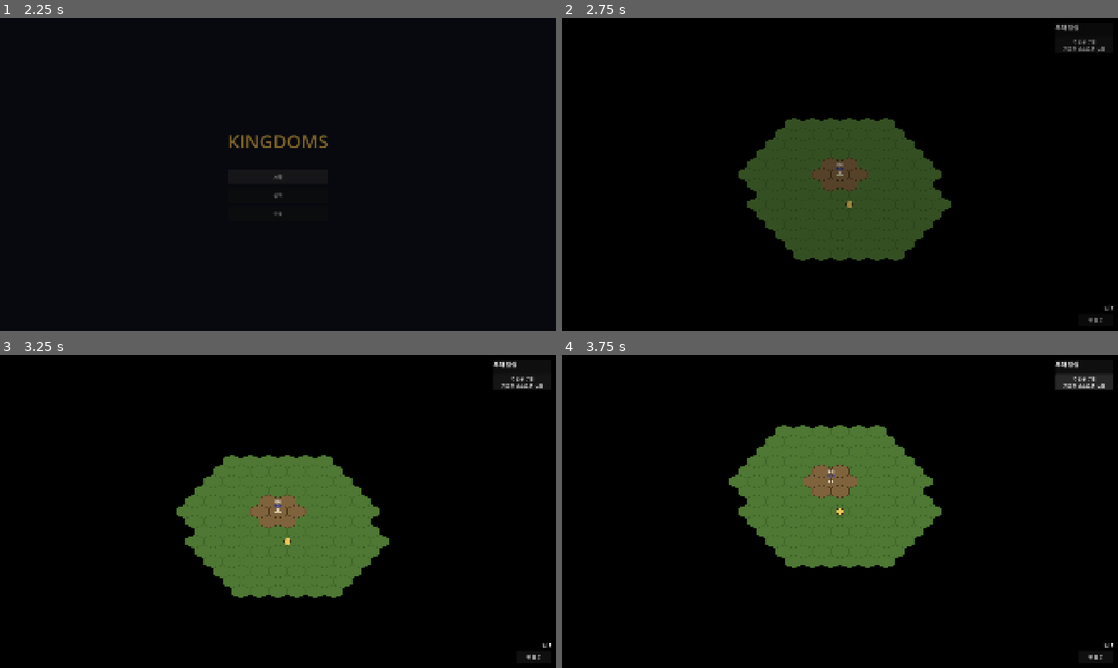
Above: before the commit, frames 1-4 (two rows, left to right).
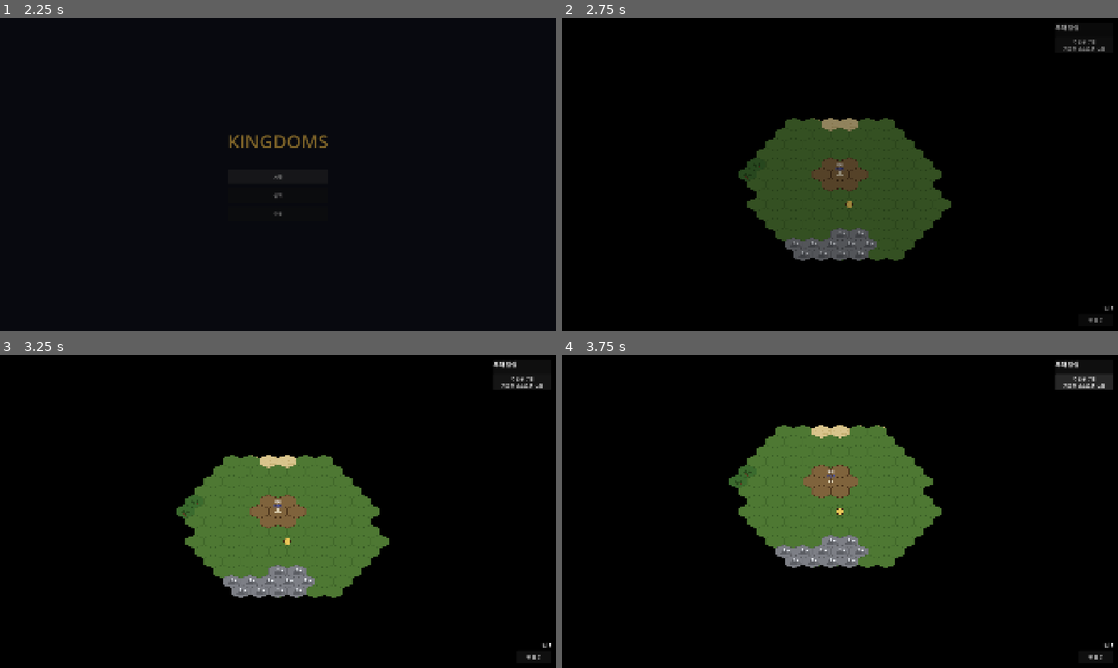
Above: after the commit, the same moments.

Repository: Johnyworld/kingdoms
Game: Godot game, scene res://scenes/splash/splash.tscn
Two runs of this game, one before a commit and one after it. Both use one fixed random seed, a clock stepped at 60 frames per second and the inputs below.
Inputs (mouse positions are in pixels of both pictures, inside the frame that each line leads up to):
- Up to frame 1 (2.25 s): tap Enter at 0.5 s; move the mouse to (400, 158) at 0.52 s; hold D 0.53-1.25 s; hold Shift 0.53-1.25 s; click (400, 158) at 0.67 s; click "시작" at 1.25 s; click "시작" at 2 s
- Up to frame 2 (2.75 s): no input
- Up to frame 3 (3.25 s): drag from (166, 527) to (250, 574) at 2.77 s
- Up to frame 4 (3.75 s): click "주인공 부대 지휘관 테스트맨 · 2명" at 3.5 s

Frame 1 is identical in both runs. In frame 2, 1.4% of the frame differs, in the area x 32-57%, y 32-78%; in frame 3, 1.4%; in frame 4, 1.4%, in the area x 31-59%, y 22-68%.

Commit message:
feat(terrain): 지형 4종(숲·습지·산·사막) 추가 — 지형별 이동 규칙·시작 배치
- 타일셋 grass_tileset.tres → terrain_tileset.tres (source 0~4: 초원·숲·습지·산·사막)
- Terrain 카탈로그(scenes/game/terrain.gd): 이동 상한·진입 가능·라벨을 데이터로 정의
- 이동 규칙: 목적지 지형이 이동력 반감(숲 ceil·습지 floor), 산은 진입·통과 불가(시야는 안 막힘)
- 공격 범위를 "이동 가능 영역 바로 바깥 한 칸"으로 변경 — 지형으로 짧아진 방향에도 밀착(평지=거리+1 링)
- 시작 지점 근처 방향별 배치(서=숲·동=습지·북=사막·남=산)
- 스펙(data/terrain.md, map-and-camera·selection-and-movement)·테스트 동기화

Co-Authored-By: Claude Opus 4.8 (1M context) <noreply@anthropic.com>

Diff:
--- /dev/null
+++ b/assets/tiles/desert_hex.svg
@@ -0,0 +1,8 @@
+<svg width="64" height="46" viewBox="0 0 64 46" xmlns="http://www.w3.org/2000/svg">
+  <polygon points="32,0 64,11.5 64,34.5 32,46 0,34.5 0,11.5" fill="#d9c48c"/>
+  <g fill="none" stroke="#bfa869" stroke-width="1.4" stroke-linecap="round">
+    <path d="M12,20 Q24,14 36,20 T60,20"/>
+    <path d="M8,30 Q22,25 34,30 T58,30"/>
+  </g>
+  <polygon points="32,0 64,11.5 64,34.5 32,46 0,34.5 0,11.5" fill="none" stroke="#bfa869" stroke-width="1.2"/>
+</svg>
--- /dev/null
+++ b/assets/tiles/forest_hex.svg
@@ -0,0 +1,14 @@
+<svg width="64" height="46" viewBox="0 0 64 46" xmlns="http://www.w3.org/2000/svg">
+  <polygon points="32,0 64,11.5 64,34.5 32,46 0,34.5 0,11.5" fill="#3b6b2e"/>
+  <g fill="#274a1d">
+    <polygon points="20,28 26,16 32,28"/>
+    <polygon points="34,30 41,17 48,30"/>
+    <polygon points="27,36 32,26 37,36"/>
+  </g>
+  <g fill="#5a3a20">
+    <rect x="24.5" y="28" width="3" height="4"/>
+    <rect x="39.5" y="30" width="3" height="4"/>
+    <rect x="30.5" y="36" width="3" height="3"/>
+  </g>
+  <polygon points="32,0 64,11.5 64,34.5 32,46 0,34.5 0,11.5" fill="none" stroke="#274a1d" stroke-width="1.2"/>
+</svg>
--- /dev/null
+++ b/assets/tiles/mountain_hex.svg
@@ -0,0 +1,8 @@
+<svg width="64" height="46" viewBox="0 0 64 46" xmlns="http://www.w3.org/2000/svg">
+  <polygon points="32,0 64,11.5 64,34.5 32,46 0,34.5 0,11.5" fill="#7d7f86"/>
+  <polygon points="32,10 48,36 16,36" fill="#5c5e64"/>
+  <polygon points="46,14 60,34 42,34" fill="#6a6c72"/>
+  <polygon points="32,10 27,18 32,21 37,18" fill="#e8ecf2"/>
+  <polygon points="46,14 42,21 46,23 50,21" fill="#e8ecf2"/>
+  <polygon points="32,0 64,11.5 64,34.5 32,46 0,34.5 0,11.5" fill="none" stroke="#55575c" stroke-width="1.2"/>
+</svg>
--- /dev/null
+++ b/assets/tiles/swamp_hex.svg
@@ -0,0 +1,13 @@
+<svg width="64" height="46" viewBox="0 0 64 46" xmlns="http://www.w3.org/2000/svg">
+  <polygon points="32,0 64,11.5 64,34.5 32,46 0,34.5 0,11.5" fill="#5c6b47"/>
+  <g fill="#41604f">
+    <ellipse cx="24" cy="20" rx="9" ry="4"/>
+    <ellipse cx="40" cy="30" rx="10" ry="4.5"/>
+    <ellipse cx="44" cy="16" rx="6" ry="3"/>
+  </g>
+  <g stroke="#3d4a2e" stroke-width="1.3" stroke-linecap="round">
+    <line x1="18" y1="24" x2="18" y2="17"/>
+    <line x1="46" y1="34" x2="46" y2="27"/>
+  </g>
+  <polygon points="32,0 64,11.5 64,34.5 32,46 0,34.5 0,11.5" fill="none" stroke="#3d4a2e" stroke-width="1.2"/>
+</svg>
--- a/scenes/game/game.gd
+++ b/scenes/game/game.gd
@@ -4,8 +4,6 @@
 
 const MAP_WIDTH := 300
 const MAP_HEIGHT := 300
-const GRASS_SOURCE_ID := 0
-const GRASS_ATLAS := Vector2i(0, 0)
 
 const CAM_SPEED := 900.0    # 픽셀/초
 const EDGE_MARGIN := 24     # 마우스 가장자리 스크롤 감지 여백(px)
@@ -35,7 +33,7 @@
 var _max_pos: Vector2
 var _zoom_level := 1.0
 
-# 현재 도달 가능한 셀 → 시작점으로부터의 거리. 클릭 이동 판정에 사용.
+# 현재 이동 가능한 목적지 셀 집합(지형 상한 반영) → true. 클릭 이동 판정에 사용.
 var _reachable: Dictionary = {}
 # 주인공이 선택되었는지. 선택 상태에서만 범위 표시 + 이동이 가능하다.
 var _selected := false
@@ -71,17 +69,36 @@
 	turn_hud.ended.connect(_on_turn_ended)
 	camp_menu.build_selected.connect(_on_build_selected)
 
-## 맵 전체를 초원 타일로 채운다.
+## 맵 전체를 초원 타일로 채운 뒤, 시작 지점 근처에 숲을 조금 배치한다.
 func _generate_map() -> void:
 	for y in MAP_HEIGHT:
 		for x in MAP_WIDTH:
-			terrain.set_cell(Vector2i(x, y), GRASS_SOURCE_ID, GRASS_ATLAS)
+			terrain.set_cell(Vector2i(x, y), Terrain.GRASS, Terrain.ATLAS)
+
+	_place_starting_terrain()
 
 	# 카메라 이동 범위(월드 좌표) 계산 — 맵 밖으로 벗어나지 않도록 클램프용.
 	var corner_a := terrain.map_to_local(Vector2i(0, 0))
 	var corner_b := terrain.map_to_local(Vector2i(MAP_WIDTH - 1, MAP_HEIGHT - 1))
 	_min_pos = Vector2(min(corner_a.x, corner_b.x), min(corner_a.y, corner_b.y))
 	_max_pos = Vector2(max(corner_a.x, corner_b.x), max(corner_a.y, corner_b.y))
+
+## 시작 지점(중앙 캠프) 근처에 방향별 지형 덩어리를 배치한다.
+## 서쪽=숲 · 동쪽=습지 · 북쪽=사막 · 남쪽=산. 캠프(중앙 반경1)·주인공 배치 칸과 겹치지 않게 떨어뜨린다.
+## (y가 커질수록 남쪽, x가 커질수록 동쪽.)
+func _place_starting_terrain() -> void:
+	var center := Vector2i(MAP_WIDTH / 2, MAP_HEIGHT / 2)
+	_paint_patches([center + Vector2i(-6, -1), center + Vector2i(-8, 2)], Terrain.FOREST)   # 서쪽 숲
+	_paint_patches([center + Vector2i(6, -1), center + Vector2i(8, 2)], Terrain.SWAMP)      # 동쪽 습지
+	_paint_patches([center + Vector2i(0, -6), center + Vector2i(2, -7)], Terrain.DESERT)    # 북쪽 사막
+	_paint_patches([center + Vector2i(0, 7), center + Vector2i(-2, 8)], Terrain.MOUNTAIN)   # 남쪽 산
+
+## 씨앗 칸들 각각을 중심으로 (씨앗 + 이웃 6칸)을 해당 지형으로 칠한다.
+func _paint_patches(seeds: Array, source_id: int) -> void:
+	for center in seeds:
+		terrain.set_cell(center, source_id, Terrain.ATLAS)
+		for n in terrain.get_surrounding_cells(center):
+			terrain.set_cell(n, source_id, Terrain.ATLAS)
 
 ## 카메라를 맵 중앙 타일로 이동시킨다.
 func _center_camera() -> void:
@@ -116,13 +133,17 @@
 	party.position = terrain.map_to_local(party_cell)
 
 ## 주인공 위치에서 이동력만큼 BFS로 도달 셀을 구하고, 범위를 갱신한다.
-## 거리 1~이동력 = 이동 범위(파랑), 이동력+1 = 공격 범위(빨강).
+## 이동 범위(파랑)는 지형 이동 상한(숲 ceil·습지 floor·산 불가)을 반영하고,
+## 공격 범위(빨강)는 그 이동 영역 바로 바깥 한 칸이다(자세히는 HexGrid.movement_ranges).
 func _update_ranges() -> void:
 	var start := terrain.local_to_map(party.position)
 	var ranges := HexGrid.movement_ranges(terrain, start, party.movement(), MAP_WIDTH, MAP_HEIGHT)
 	var move_cells: Array[Vector2i] = ranges["move"]
 	var attack_cells: Array[Vector2i] = ranges["attack"]
-	_reachable = ranges["dist"]
+	# 이동 판정은 지형 상한이 반영된 이동 목적지 집합으로 한다(원거리 map 거리로 판정하면 숲/습지 상한을 무시함).
+	_reachable = {}
+	for c in move_cells:
+		_reachable[c] = true
 	overlay.show_ranges(move_cells, attack_cells)
 
 ## 모든 시야원(주인공 부대 + 맵의 모든 완성 건물)을 합쳐 현재 시야 셀을 계산하고 안개를 갱신한다.
@@ -141,7 +162,7 @@
 func _handle_click(world_pos: Vector2) -> void:
 	var cell := terrain.local_to_map(terrain.to_local(world_pos))
 	var party_cell := terrain.local_to_map(party.position)
-	var reachable: bool = _reachable.has(cell) and _reachable[cell] >= 1 and _reachable[cell] <= party.movement()
+	var reachable: bool = _reachable.has(cell)
 	var clicked := _building_at(cell)   # 캠프는 CAMP_MENU, 그 외 건물은 BUILDING_INFO로 분기.
 	var on_camp := clicked != null and clicked.building_type == BuildingTypes.CAMP
 	var on_building := clicked != null and clicked.building_type != BuildingTypes.CAMP
--- a/scenes/game/game.tscn
+++ b/scenes/game/game.tscn
@@ -1,7 +1,7 @@
 [gd_scene load_steps=13 format=3]
 
 [ext_resource type="Script" path="res://scenes/game/game.gd" id="1"]
-[ext_resource type="TileSet" path="res://tiles/grass_tileset.tres" id="2"]
+[ext_resource type="TileSet" path="res://tiles/terrain_tileset.tres" id="2"]
 [ext_resource type="PackedScene" path="res://scenes/party/party.tscn" id="3"]
 [ext_resource type="Script" path="res://scenes/game/range_overlay.gd" id="4"]
 [ext_resource type="Script" path="res://scenes/building/building.gd" id="5"]
--- a/scenes/game/hex_grid.gd
+++ b/scenes/game/hex_grid.gd
@@ -8,7 +8,9 @@
 ## - 반환: { cell: distance } (start는 거리 0 포함).
 ## - max_dist 거리의 셀까지 포함하되, 그 셀에서 더 확장하지는 않는다.
 ## - 맵 범위 [0, map_w) x [0, map_h) 밖은 제외한다.
-static func bfs_distances(terrain: TileMapLayer, start: Vector2i, max_dist: int, map_w: int, map_h: int) -> Dictionary:
+## - blocked: 진입 불가 지형의 타일 source id 목록(예: 산). 그런 셀은 도달·통과 대상에서 제외한다.
+##   시야는 지형에 막히지 않으므로 기본값 []로 두고, 이동 계산에서만 넘긴다.
+static func bfs_distances(terrain: TileMapLayer, start: Vector2i, max_dist: int, map_w: int, map_h: int, blocked: Array = []) -> Dictionary:
 	var dist := {start: 0}
 	var frontier: Array[Vector2i] = [start]
 	while not frontier.is_empty():
@@ -19,30 +21,51 @@
 		for n in terrain.get_surrounding_cells(cur):
 			if not _in_bounds(n, map_w, map_h) or dist.has(n):
 				continue
+			if not blocked.is_empty() and terrain.get_cell_source_id(n) in blocked:
+				continue
 			dist[n] = d + 1
 			frontier.append(n)
 	return dist
 
 ## start에서 radius(헥스 거리) 이내로 도달 가능한 셀 목록.
-static func cells_within(terrain: TileMapLayer, start: Vector2i, radius: int, map_w: int, map_h: int) -> Array:
-	return bfs_distances(terrain, start, radius, map_w, map_h).keys()
+static func cells_within(terrain: TileMapLayer, start: Vector2i, radius: int, map_w: int, map_h: int, blocked: Array = []) -> Array:
+	return bfs_distances(terrain, start, radius, map_w, map_h, blocked).keys()
 
-## 이동력 기준 이동/공격 범위를 분할해 돌려준다.
-## - move: 헥스 거리 1 ~ move_range (시작칸 거리 0은 제외)
-## - attack: 헥스 거리 move_range + 1 (마지막 링)
-## - dist: 시작칸 포함 전체 거리 맵 (이동 판정에 사용)
+## 이동력 기준 이동/공격 범위를 분할해 돌려준다(지형 반영).
+## - 산(Terrain.IMPASSABLE)은 진입·통과 불가라 dist에서 아예 제외된다.
+## - move: 각 셀의 지형 이동 상한(Terrain.move_cap) 이내로 도달 가능한 칸(시작칸 거리 0 제외).
+##   숲 칸은 ceil(이동력/2), 습지 칸은 floor(이동력/2)까지만 이동 목적지가 된다.
+## - attack: **이동 가능 영역(+시작칸) 바로 바깥 한 칸**. 숲/습지로 이동이 짧아진 방향에서도
+##   공격 링이 실제 이동 프런티어에 붙는다(평지에선 거리 move_range+1 링과 같다). 산 칸은 제외.
+## - dist: 시작칸 포함 거리 맵 (산 제외). max_dist = move_range.
 static func movement_ranges(terrain: TileMapLayer, start: Vector2i, move_range: int, map_w: int, map_h: int) -> Dictionary:
-	var dist := bfs_distances(terrain, start, move_range + 1, map_w, map_h)
+	var dist := bfs_distances(terrain, start, move_range, map_w, map_h, Terrain.IMPASSABLE)
+	var move_set := {}
 	var move_cells: Array[Vector2i] = []
-	var attack_cells: Array[Vector2i] = []
 	for cell in dist:
 		var d: int = dist[cell]
 		if d == 0:
 			continue  # 주인공이 선 칸은 제외
-		elif d <= move_range:
+		if d <= Terrain.move_cap(terrain.get_cell_source_id(cell), move_range):
+			move_set[cell] = true
 			move_cells.append(cell)
-		else:
-			attack_cells.append(cell)
+
+	# 공격 = 이동 가능 칸 및 시작칸의 이웃 중, 이동칸/시작칸이 아니고 통과 가능한 칸.
+	var attack_set := {}
+	var seeds := move_cells.duplicate()
+	seeds.append(start)
+	for src in seeds:
+		for n in terrain.get_surrounding_cells(src):
+			if not _in_bounds(n, map_w, map_h) or n == start:
+				continue
+			if move_set.has(n) or attack_set.has(n):
+				continue
+			if terrain.get_cell_source_id(n) in Terrain.IMPASSABLE:
+				continue
+			attack_set[n] = true
+	var attack_cells: Array[Vector2i] = []
+	for cell in attack_set:
+		attack_cells.append(cell)
 	return {"move": move_cells, "attack": attack_cells, "dist": dist}
 
 static func _in_bounds(cell: Vector2i, map_w: int, map_h: int) -> bool:
--- /dev/null
+++ b/scenes/game/terrain.gd
@@ -0,0 +1,50 @@
+class_name Terrain
+extends RefCounted
+## 지형(타일) 카탈로그. 각 지형의 타일셋 source id·라벨·이동 규칙을 데이터로 정의한다.
+## 타일 텍스처는 terrain_tileset.tres의 sources/<id>에 대응한다(모두 atlas (0,0)).
+##
+## 이동 규칙(목적지 지형이 이동력을 반감):
+## - 도착 칸의 지형에 따라, 그 칸까지 갈 수 있는 최대 헥스 거리(이동력)가 정해진다.
+## - 산은 진입·통과 불가(도달 거리 -1). BFS 통과도 막는다.
+
+const GRASS := 0     # 초원 — 기본
+const FOREST := 1    # 숲 — 이동력 1/2(올림)
+const SWAMP := 2     # 습지 — 이동력 1/2(내림)
+const MOUNTAIN := 3  # 산 — 이동 불가
+const DESERT := 4    # 사막 — 기본
+
+# 타일셋 소스는 모두 단일 타일이라 atlas 좌표가 같다.
+const ATLAS := Vector2i(0, 0)
+
+const CATALOG := {
+	GRASS: {"label": "초원"},
+	FOREST: {"label": "숲"},
+	SWAMP: {"label": "습지"},
+	MOUNTAIN: {"label": "산"},
+	DESERT: {"label": "사막"},
+}
+
+## 이동 BFS가 통과할 수 없는 지형의 source id 목록(산). movement_ranges가 넘긴다.
+const IMPASSABLE := [MOUNTAIN]
+
+## 지형 라벨. 알 수 없는 id(미도색 -1 포함)는 "초원"으로 취급한다.
+static func label(source_id: int) -> String:
+	return CATALOG.get(source_id, CATALOG[GRASS])["label"]
+
+## 진입 가능 여부. IMPASSABLE(산) 목록을 단일 기준으로 판정한다.
+static func is_passable(source_id: int) -> bool:
+	return not IMPASSABLE.has(source_id)
+
+## full 이동력 기준, 이 지형 칸에서 이동을 끝낼 수 있는 최대 헥스 거리.
+## - 숲: ceil(이동력/2), 습지: floor(이동력/2), 산: -1(도달 불가), 그 외: 이동력 그대로.
+## - 미도색 셀(source id -1)은 초원으로 취급한다.
+static func move_cap(source_id: int, movement: int) -> int:
+	match source_id:
+		FOREST:
+			return int(ceil(movement / 2.0))
+		SWAMP:
+			return movement / 2   # 정수 나눗셈 = 내림
+		MOUNTAIN:
+			return -1
+		_:
+			return movement
--- a/test/unit/test_build_planner.gd
+++ b/test/unit/test_build_planner.gd
@@ -8,7 +8,7 @@
 
 func before_each() -> void:
 	terrain = TileMapLayer.new()
-	terrain.tile_set = load("res://tiles/grass_tileset.tres")
+	terrain.tile_set = load("res://tiles/terrain_tileset.tres")
 	add_child_autofree(terrain)
 
 func _center() -> Vector2i:
--- a/test/unit/test_building.gd
+++ b/test/unit/test_building.gd
@@ -10,7 +10,7 @@
 
 func before_each() -> void:
 	terrain = TileMapLayer.new()
-	terrain.tile_set = load("res://tiles/grass_tileset.tres")
+	terrain.tile_set = load("res://tiles/terrain_tileset.tres")
 	add_child_autofree(terrain)
 	building = load("res://scenes/building/building.gd").new()
 	add_child_autofree(building)
--- a/test/unit/test_building_info.gd
+++ b/test/unit/test_building_info.gd
@@ -10,7 +10,7 @@
 
 func before_each() -> void:
 	terrain = TileMapLayer.new()
-	terrain.tile_set = load("res://tiles/grass_tileset.tres")
+	terrain.tile_set = load("res://tiles/terrain_tileset.tres")
 	add_child_autofree(terrain)
 	panel = load("res://scenes/building/building_info.gd").new()
 	add_child_autofree(panel)
--- a/test/unit/test_camp_menu.gd
+++ b/test/unit/test_camp_menu.gd
@@ -12,7 +12,7 @@
 	menu = load("res://scenes/camp/camp_menu.gd").new()
 	add_child_autofree(menu)
 	terrain = TileMapLayer.new()
-	terrain.tile_set = load("res://tiles/grass_tileset.tres")
+	terrain.tile_set = load("res://tiles/terrain_tileset.tres")
 	add_child_autofree(terrain)
 	building = load("res://scenes/building/building.gd").new()
 	add_child_autofree(building)
--- a/test/unit/test_hex_grid.gd
+++ b/test/unit/test_hex_grid.gd
@@ -12,7 +12,7 @@
 
 func before_each() -> void:
 	terrain = TileMapLayer.new()
-	terrain.tile_set = load("res://tiles/grass_tileset.tres")
+	terrain.tile_set = load("res://tiles/terrain_tileset.tres")
 	add_child_autofree(terrain)
 
 func _center() -> Vector2i:
@@ -78,8 +78,8 @@
 func test_movement_range_two_partition() -> void:
 	var r := HexGrid.movement_ranges(terrain, _center(), 2, MAP, MAP)
 	assert_eq((r["move"] as Array).size(), 18, "이동력 2: 이동 = 거리1+2 링 (6+12)")
-	assert_eq((r["attack"] as Array).size(), 18, "이동력 2: 공격 = 거리3 링 18셀")
-	assert_eq((r["dist"] as Dictionary).size(), 37, "dist는 거리3까지 전체 맵 (누적 37셀)")
+	assert_eq((r["attack"] as Array).size(), 18, "이동력 2: 공격 = 이동영역 바로 바깥(평지=거리3 링) 18셀")
+	assert_eq((r["dist"] as Dictionary).size(), 19, "dist는 거리2까지 (누적 19셀)")
 
 func test_start_cell_excluded_from_ranges() -> void:
 	var r := HexGrid.movement_ranges(terrain, _center(), 2, MAP, MAP)
@@ -89,6 +89,50 @@
 func test_range_dist_includes_start() -> void:
 	var r := HexGrid.movement_ranges(terrain, _center(), 2, MAP, MAP)
 	assert_true((r["dist"] as Dictionary).has(_center()), "dist 맵에는 시작칸 포함")
+
+# --- movement_ranges: 지형 반영 ---
+
+func test_mountain_neighbor_excluded_from_ranges() -> void:
+	# 인접 칸을 산으로 칠하면 진입·통과 불가 → dist/move/attack 모두에서 제외된다.
+	var mountain: Vector2i = terrain.get_surrounding_cells(_center())[0]
+	terrain.set_cell(mountain, Terrain.MOUNTAIN, Terrain.ATLAS)
+	var r := HexGrid.movement_ranges(terrain, _center(), 2, MAP, MAP)
+	assert_false((r["dist"] as Dictionary).has(mountain), "산은 dist에서 제외(통과 불가)")
+	assert_does_not_have(r["move"], mountain, "산은 이동 범위 제외")
+	assert_does_not_have(r["attack"], mountain, "산은 공격 범위 제외")
+
+func test_swamp_neighbor_excluded_when_movement_one() -> void:
+	# 이동력 1 + 습지 이웃: floor(1/2)=0 → 그 칸은 이동 목적지가 될 수 없다.
+	var swamp: Vector2i = terrain.get_surrounding_cells(_center())[0]
+	terrain.set_cell(swamp, Terrain.SWAMP, Terrain.ATLAS)
+	var r := HexGrid.movement_ranges(terrain, _center(), 1, MAP, MAP)
+	assert_does_not_have(r["move"], swamp, "이동력 1이면 습지 이웃은 이동 불가(cap 0)")
+	assert_eq((r["move"] as Array).size(), 5, "이동력 1: 이웃 6 중 습지 1칸 빠져 5칸")
+
+func test_forest_reachable_where_swamp_is_not() -> void:
+	# 같은 거리(1)라도 숲은 ceil(1/2)=1로 도달, 습지는 floor(1/2)=0로 제외 — ceil/floor 차이.
+	var neighbors := terrain.get_surrounding_cells(_center())
+	terrain.set_cell(neighbors[0], Terrain.FOREST, Terrain.ATLAS)
+	terrain.set_cell(neighbors[1], Terrain.SWAMP, Terrain.ATLAS)
+	var r := HexGrid.movement_ranges(terrain, _center(), 1, MAP, MAP)
+	assert_has(r["move"], neighbors[0], "이동력 1: 숲 이웃은 도달(cap 1)")
+	assert_does_not_have(r["move"], neighbors[1], "이동력 1: 습지 이웃은 제외(cap 0)")
+
+func test_attack_hugs_move_frontier_on_slow_terrain() -> void:
+	# 이동력 1 + 습지 이웃: 그 칸은 이동 불가(cap 0)지만 시작칸에 인접하므로 공격 범위에 붙는다.
+	# (고정 거리 move_range+1 링이 아니라 실제 이동 프런티어 바깥 한 칸.)
+	var swamp: Vector2i = terrain.get_surrounding_cells(_center())[0]
+	terrain.set_cell(swamp, Terrain.SWAMP, Terrain.ATLAS)
+	var r := HexGrid.movement_ranges(terrain, _center(), 1, MAP, MAP)
+	assert_does_not_have(r["move"], swamp, "습지 이웃은 이동 불가(cap 0)")
+	assert_has(r["attack"], swamp, "이동 못 하는 습지 이웃도 인접하므로 공격 범위에 포함")
+
+func test_vision_ignores_mountains() -> void:
+	# 시야(cells_within 기본 blocked=[])는 지형에 막히지 않는다 — 산 이웃도 포함.
+	var mountain: Vector2i = terrain.get_surrounding_cells(_center())[0]
+	terrain.set_cell(mountain, Terrain.MOUNTAIN, Terrain.ATLAS)
+	var cells := HexGrid.cells_within(terrain, _center(), 1, MAP, MAP)
+	assert_has(cells, mountain, "시야는 산에 막히지 않아 산 칸도 보임")
 
 # --- hex_polygon / region_outline (건설 가능 영역 윤곽선) ---
 
--- /dev/null
+++ b/test/unit/test_terrain.gd
@@ -0,0 +1,43 @@
+extends GutTest
+## Terrain 카탈로그: 지형별 이동 상한(move_cap)·진입 가능 여부·라벨.
+## 규칙: 목적지 지형이 이동력을 반감 — 숲 ceil, 습지 floor, 산 도달 불가.
+
+# --- move_cap ---
+
+func test_grass_and_desert_keep_full_movement() -> void:
+	assert_eq(Terrain.move_cap(Terrain.GRASS, 3), 3, "초원은 이동력 그대로")
+	assert_eq(Terrain.move_cap(Terrain.DESERT, 3), 3, "사막은 이동력 그대로")
+
+func test_unknown_source_treated_as_grass() -> void:
+	# 미도색 셀은 get_cell_source_id가 -1을 준다 → 초원 취급.
+	assert_eq(Terrain.move_cap(-1, 3), 3, "알 수 없는 지형(-1)은 초원처럼 이동력 그대로")
+
+func test_forest_halves_round_up() -> void:
+	assert_eq(Terrain.move_cap(Terrain.FOREST, 3), 2, "숲: ceil(3/2)=2")
+	assert_eq(Terrain.move_cap(Terrain.FOREST, 2), 1, "숲: ceil(2/2)=1")
+	assert_eq(Terrain.move_cap(Terrain.FOREST, 4), 2, "숲: ceil(4/2)=2")
+	assert_eq(Terrain.move_cap(Terrain.FOREST, 1), 1, "숲: ceil(1/2)=1")
+
+func test_swamp_halves_round_down() -> void:
+	assert_eq(Terrain.move_cap(Terrain.SWAMP, 3), 1, "습지: floor(3/2)=1")
+	assert_eq(Terrain.move_cap(Terrain.SWAMP, 2), 1, "습지: floor(2/2)=1")
+	assert_eq(Terrain.move_cap(Terrain.SWAMP, 4), 2, "습지: floor(4/2)=2")
+	assert_eq(Terrain.move_cap(Terrain.SWAMP, 1), 0, "습지: floor(1/2)=0 (이동력 1이면 진입 불가)")
+
+func test_mountain_unreachable() -> void:
+	assert_eq(Terrain.move_cap(Terrain.MOUNTAIN, 5), -1, "산은 도달 거리 -1")
+
+# --- is_passable / label ---
+
+func test_only_mountain_impassable() -> void:
+	assert_false(Terrain.is_passable(Terrain.MOUNTAIN), "산은 진입 불가")
+	for id in [Terrain.GRASS, Terrain.FOREST, Terrain.SWAMP, Terrain.DESERT]:
+		assert_true(Terrain.is_passable(id), "산 외 지형은 진입 가능: %d" % id)
+
+func test_impassable_list_is_mountain() -> void:
+	assert_eq(Terrain.IMPASSABLE, [Terrain.MOUNTAIN], "이동 통과 불가 목록은 산뿐")
+
+func test_labels() -> void:
+	assert_eq(Terrain.label(Terrain.FOREST), "숲")
+	assert_eq(Terrain.label(Terrain.MOUNTAIN), "산")
+	assert_eq(Terrain.label(-1), "초원", "알 수 없는 지형은 초원 라벨")
--- a/test/unit/test_turn.gd
+++ b/test/unit/test_turn.gd
@@ -8,7 +8,7 @@
 
 func before_each() -> void:
 	terrain = TileMapLayer.new()
-	terrain.tile_set = load("res://tiles/grass_tileset.tres")
+	terrain.tile_set = load("res://tiles/terrain_tileset.tres")
 	add_child_autofree(terrain)
 
 func _turn_manager() -> Object:
--- a/tiles/grass_tileset.tres
+++ /dev/null
@@ -1,15 +0,0 @@
-[gd_resource type="TileSet" load_steps=3 format=3]
-
-[ext_resource type="Texture2D" path="res://assets/tiles/grass_hex.svg" id="1_grass"]
-
-[sub_resource type="TileSetAtlasSource" id="TileSetAtlasSource_grass"]
-texture = ExtResource("1_grass")
-texture_region_size = Vector2i(64, 46)
-0:0/0 = 0
-
-[resource]
-tile_shape = 3
-tile_layout = 0
-tile_offset_axis = 0
-tile_size = Vector2i(64, 46)
-sources/0 = SubResource("TileSetAtlasSource_grass")
--- /dev/null
+++ b/tiles/terrain_tileset.tres
@@ -0,0 +1,43 @@
+[gd_resource type="TileSet" load_steps=11 format=3]
+
+[ext_resource type="Texture2D" path="res://assets/tiles/grass_hex.svg" id="1_grass"]
+[ext_resource type="Texture2D" path="res://assets/tiles/forest_hex.svg" id="2_forest"]
+[ext_resource type="Texture2D" path="res://assets/tiles/swamp_hex.svg" id="3_swamp"]
+[ext_resource type="Texture2D" path="res://assets/tiles/mountain_hex.svg" id="4_mountain"]
+[ext_resource type="Texture2D" path="res://assets/tiles/desert_hex.svg" id="5_desert"]
+
+[sub_resource type="TileSetAtlasSource" id="TileSetAtlasSource_grass"]
+texture = ExtResource("1_grass")
+texture_region_size = Vector2i(64, 46)
+0:0/0 = 0
+
+[sub_resource type="TileSetAtlasSource" id="TileSetAtlasSource_forest"]
+texture = ExtResource("2_forest")
+texture_region_size = Vector2i(64, 46)
+0:0/0 = 0
+
+[sub_resource type="TileSetAtlasSource" id="TileSetAtlasSource_swamp"]
+texture = ExtResource("3_swamp")
+texture_region_size = Vector2i(64, 46)
+0:0/0 = 0
+
+[sub_resource type="TileSetAtlasSource" id="TileSetAtlasSource_mountain"]
+texture = ExtResource("4_mountain")
+texture_region_size = Vector2i(64, 46)
+0:0/0 = 0
+
+[sub_resource type="TileSetAtlasSource" id="TileSetAtlasSource_desert"]
+texture = ExtResource("5_desert")
+texture_region_size = Vector2i(64, 46)
+0:0/0 = 0
+
+[resource]
+tile_shape = 3
+tile_layout = 0
+tile_offset_axis = 0
+tile_size = Vector2i(64, 46)
+sources/0 = SubResource("TileSetAtlasSource_grass")
+sources/1 = SubResource("TileSetAtlasSource_forest")
+sources/2 = SubResource("TileSetAtlasSource_swamp")
+sources/3 = SubResource("TileSetAtlasSource_mountain")
+sources/4 = SubResource("TileSetAtlasSource_desert")
Not shown, added: assets/tiles/desert_hex.svg.import
Not shown, added: assets/tiles/forest_hex.svg.import
Not shown, added: assets/tiles/mountain_hex.svg.import
Not shown, added: assets/tiles/swamp_hex.svg.import
Not shown, added: scenes/game/terrain.gd.uid
Not shown, added: test/unit/test_terrain.gd.uid
Not shown, changed: docs/spec/SPEC.md
Not shown, added: docs/spec/data/terrain.md
Not shown, changed: docs/spec/features/map-and-camera.md
Not shown, changed: docs/spec/features/selection-and-movement.md
